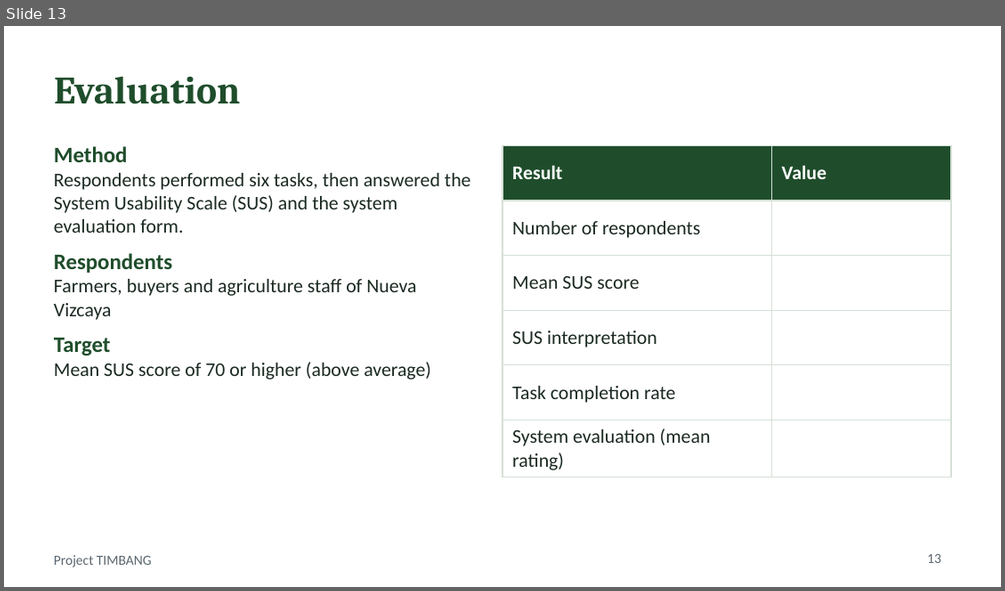
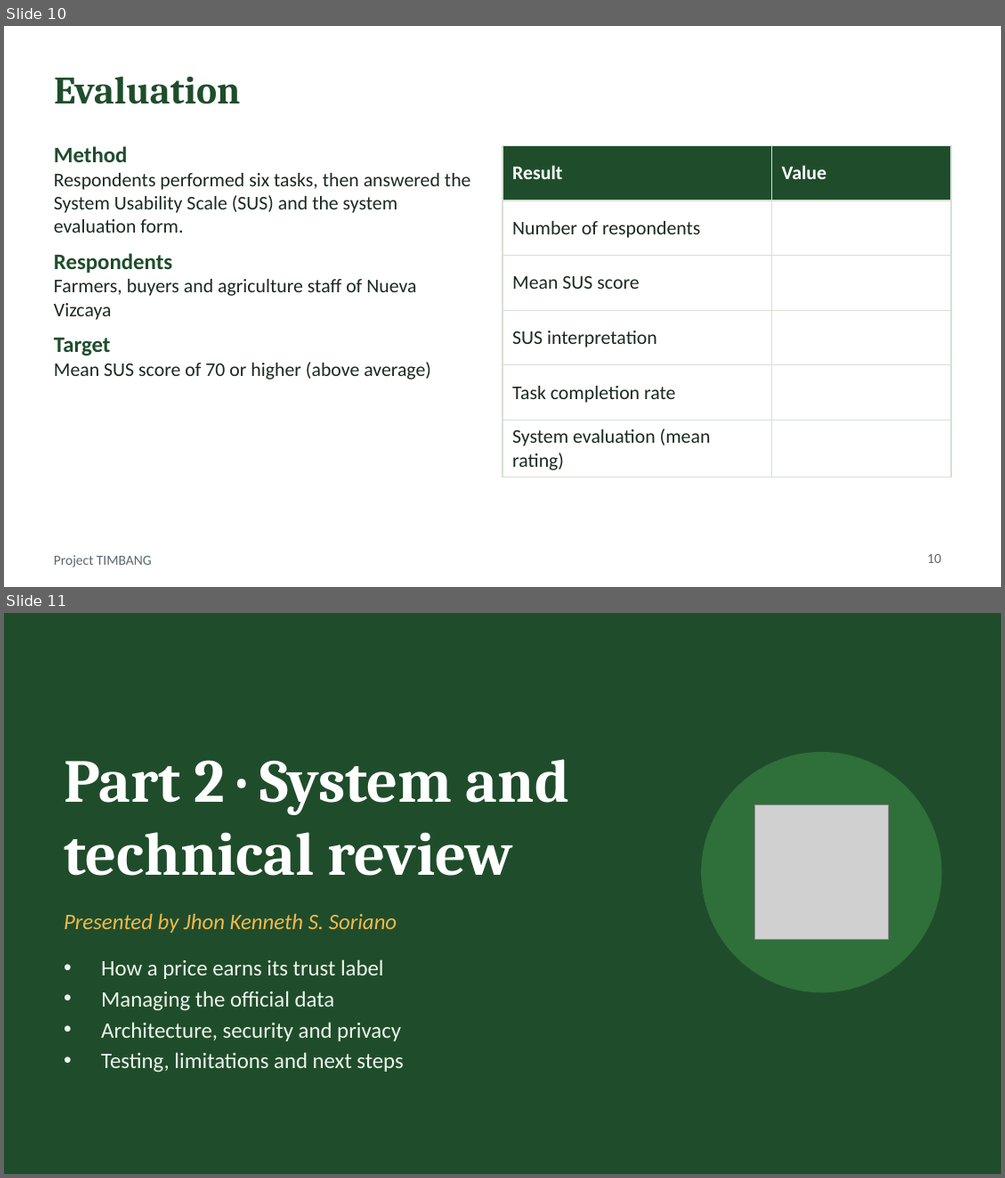
Before and after one commit to MysteriousAlarm/Timbang, a slide deck: docs/submission/TIMBANG-Presentation.pptx. Shown one above the other, each under a label of ours: slide 13 before the commit, slides 10 and 11 after it. The pictures are 1005x591 and 1005x1178 pixels, drawn with LibreOffice and Linux fonts; fonts in the diff are those of the drawing; grey boxes stand for pictures. Boxes give left, top, right and bottom in pixels: in the first picture for what was removed or moved away, otherwise in the second. Text is boxed around its words. In the diff, an @@ line names an element or a change of style, - is before the commit and + after.

```diff
--- a/docs/submission/TIMBANG-Presentation.pptx
+++ b/docs/submission/TIMBANG-Presentation.pptx
@@ slide 11 added at (x1=4, y1=613, x2=1001, y2=1174), background #1F4D2B @@
@@ title added at (x1=64, y1=759, x2=569, y2=876), 44 pt, text #FFFFFF, bold @@
+Part 2 · System and technical review
@@ ellipse added at (x1=702, y1=753, x2=941, y2=992), fill #2F6F3A, outline #2F6F3A 1 pt @@
@@ picture added at (x1=754, y1=805, x2=888, y2=939) @@
@@ text added at (x1=64, y1=913, x2=403, y2=1072), 16 pt, text #EEF3EC @@
+Presented by Jhon Kenneth S. Soriano
+• How a price earns its trust label
+• Managing the official data
+• Architecture, security and privacy
+• Testing, limitations and next steps
@@ what was slide 13 is now slide 10 @@
@@ page number at (x1=927, y1=554, x2=941, y2=563): text changed @@
-13
+10
```
Also in this commit, not shown: 1 slide changed, 1 other slide added, 1 other file.
